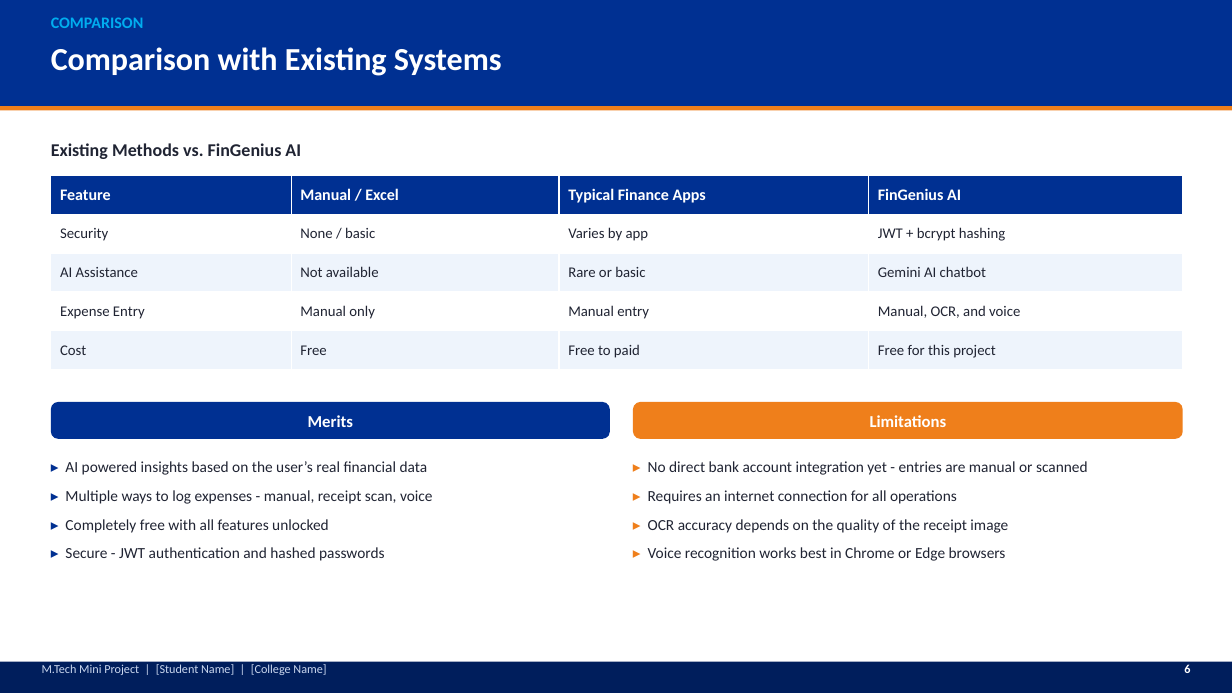
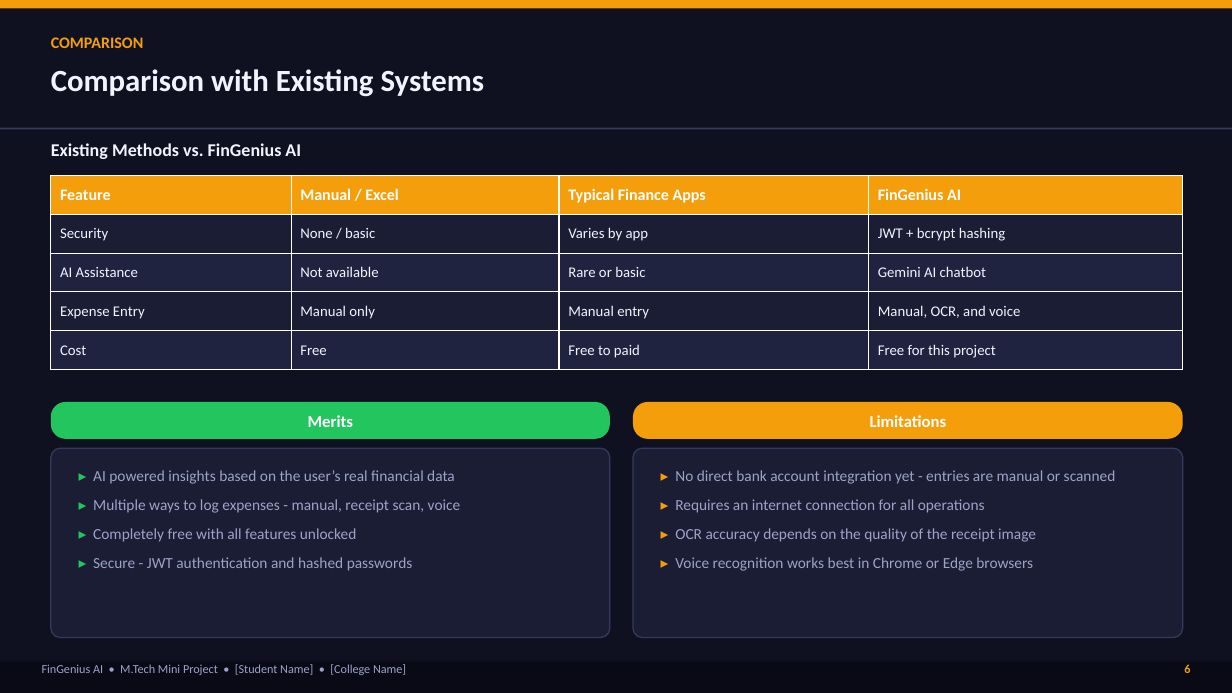
Before and after one commit to seshapriyan44/summa2, a slide deck: slide 7 of FinGenius_AI_Seminar_Presentation.pptx. Drawn at 1232x693 pixels with LibreOffice and Linux fonts; fonts in the diff are those of the drawing. Boxes give left, top, right and bottom in pixels: in the first picture for what was removed or moved away, otherwise in the second. Text is boxed around its words. In the diff, an @@ line names an element or a change of style, - is before the commit and + after.

```diff
--- a/FinGenius_AI_Seminar_Presentation.pptx
+++ b/FinGenius_AI_Seminar_Presentation.pptx
@@ rectangle: place and size @@
-rectangle at [0,106,1232,110]
+rectangle at [0,0,1232,8]
@@ rectangle at [0,0,1232,8]: fill #EF7F1B to #F59E0B @@
@@ rectangle: place and size @@
-rectangle at [0,0,1232,106]
+rectangle at [0,0,1232,693]
@@ rectangle at [0,0,1232,693]: fill #003092 to #0F1120 @@
@@ text "COMPARISON": place and size @@
-text "COMPARISON" at [51,17,144,28]
+text "COMPARISON" at [51,37,144,48]
@@ text "COMPARISON" at [51,37,144,48]: text colour #01ADEF to #F59E0B @@
@@ text "Comparison with Existing Systems": place and size @@
-text "Comparison with Existing Systems" at [51,47,502,76]
+text "Comparison with Existing Systems" at [51,69,485,97]
@@ text "Comparison with Existing Systems" at [51,69,485,97]: size 25 to 24 pt, text colour #FFFFFF to #F1F3FF @@
@@ rectangle added at [0,128,1232,129], fill #353A5C @@
@@ text "Existing Methods vs. FinGenius AI" at [51,143,301,159]: text colour #202433 to #F1F3FF @@
@@ table at [51,176,1183,370] @@
@@ fill #003092 to #F59E0B in row 1 @@
@@ fill #FFFFFF to #1A1D33 in 8 cells @@
@@ fill #EEF4FC to #20233F in 8 cells @@
@@ text colour #202433 to #F1F3FF in "Security", "None / basic", "Varies by app", "JWT + bcrypt hashing" and 12 more places @@
@@ rounded rectangle "Merits" at [51,402,610,439]: fill #003092 to #22C55E; proportions changed @@
@@ rounded rectangle "Limitations" at [633,402,1183,439]: fill #EF7F1B to #F59E0B; proportions changed @@
@@ rounded rectangle added at [51,448,610,638], fill #1A1D33, outline #353A5C 1 pt @@
@@ rounded rectangle added at [633,448,1183,638], fill #1A1D33, outline #353A5C 1 pt @@
@@ text "▸ AI powered insights based ...": place and size @@
-text "▸ AI powered insights based ..." at [65,461,433,561]
+text "▸ AI powered insights based ..." at [93,470,461,571]
@@ text "▸ AI powered insights based ..." at [93,470,461,571]: text colour #003092 to #22C55E in "▸", "▸", "▸", "▸"; text colour #202433 to #9CA3C7 @@
@@ text "▸ No direct bank account ...": place and size @@
-text "▸ No direct bank account ..." at [648,461,1088,561]
+text "▸ No direct bank account ..." at [675,470,1116,571]
@@ text "▸ No direct bank account ..." at [675,470,1116,571]: text colour #EF7F1B to #F59E0B in "▸", "▸", "▸", "▸"; text colour #202433 to #9CA3C7 @@
@@ rectangle at [0,662,1232,693]: fill #001E5C to #090A16 @@
@@ text at [42,664,406,675]: text changed; text colour #C9D6EE to #9CA3C7 @@
-M.Tech Mini Project | [Student Name] | [College Name]
+FinGenius AI • M.Tech Mini Project • [Student Name] • [College Name]
@@ text "6" at [1184,664,1190,673]: text colour #FFFFFF to #F59E0B @@
```
Also in this commit, not shown: 7 other slides changed, 1 other file.
